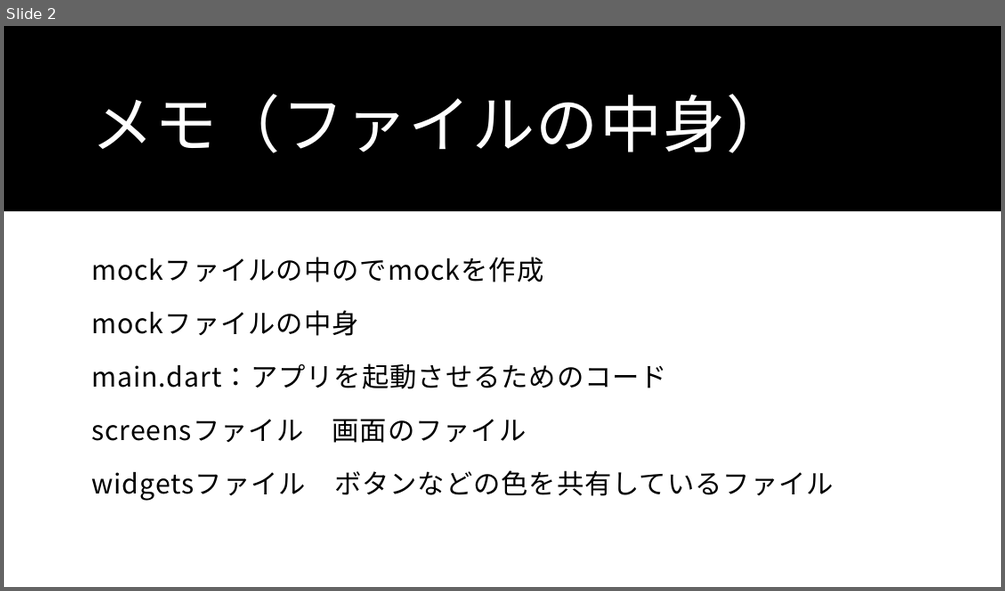
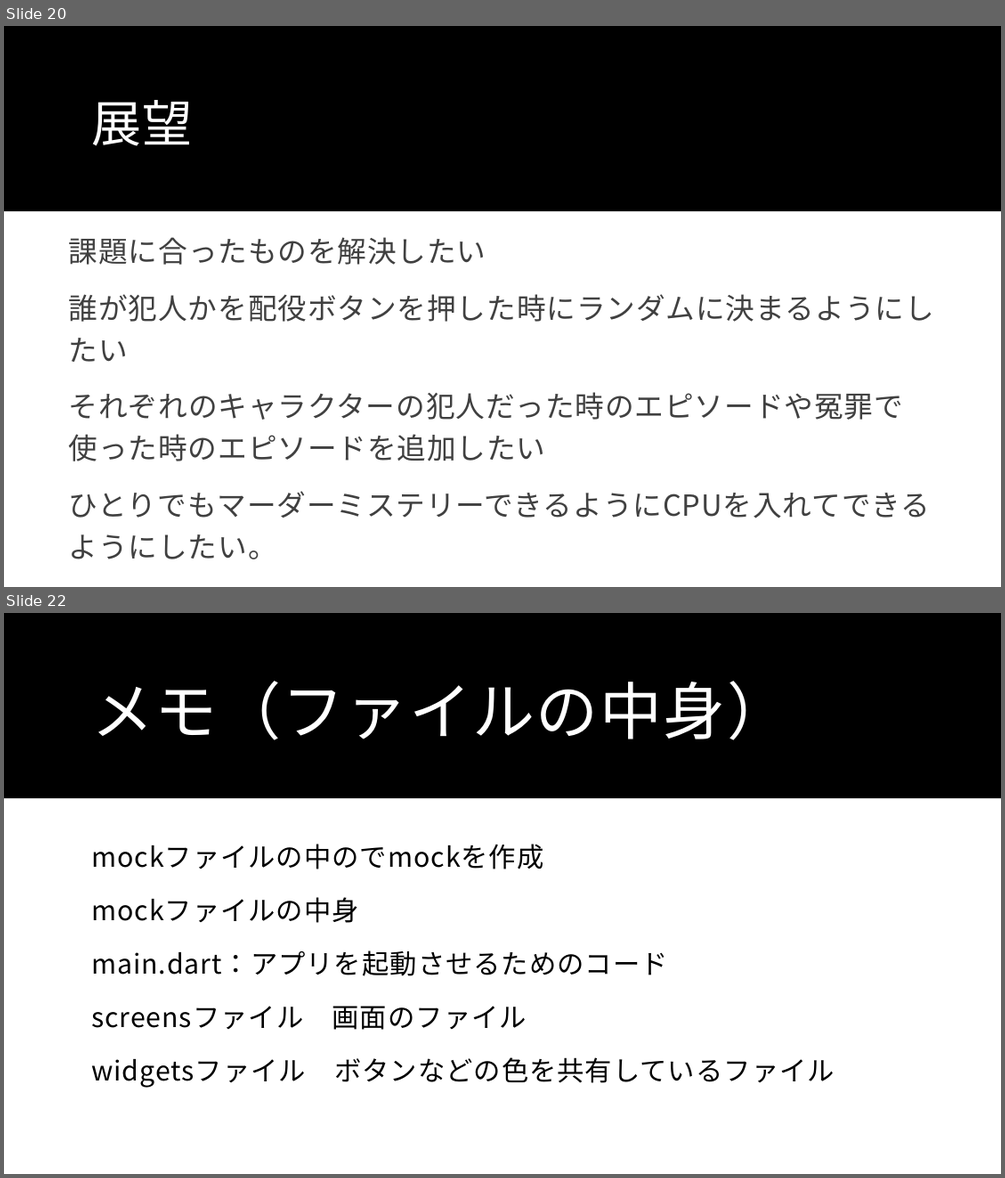
Before and after one commit to Wtnbtkm/flutter_application_1, a slide deck: Flutterの制作仕様書・アイディア（メモ）.pptx. Shown one above the other, each under a label of ours: slide 2 before the commit, slides 20 and 22 after it; the slides between them are not shown. The pictures are 1005x591 and 1005x1178 pixels, drawn with LibreOffice and Linux fonts; fonts in the diff are those of the drawing. Boxes give left, top, right and bottom in pixels: in the first picture for what was removed or moved away, otherwise in the second. Text is boxed around its words. In the diff, an @@ line names an element or a change of style, - is before the commit and + after.

Commit message:
パワーポイント（発表するためのスライドの追加）

```diff
--- a/Flutterの制作仕様書・アイディア（メモ）.pptx
+++ b/Flutterの制作仕様書・アイディア（メモ）.pptx
@@ slide 20 added at bbox=[4, 26, 1001, 587], background #FFFFFF; not listed: 1 template element that a slide beside it also shows @@
@@ title added at bbox=[91, 100, 192, 146], 48 pt, text #FFFFFF @@
+展望
@@ text added at bbox=[69, 237, 934, 559], 28 pt, text #404040 @@
+課題に合ったものを解決したい
+誰が犯人かを配役ボタンを押した時にランダムに決まるようにしたい
+それぞれのキャラクターの犯人だった時のエピソードや冤罪で使った時のエピソードを追加したい
+ひとりでもマーダーミステリーできるようにCPUを入れてできるようにしたい。
@@ what was slide 2 is now slide 22 @@
```
Also in this commit, not shown: 1 slide changed, 19 other slides added, 2 slides removed.
